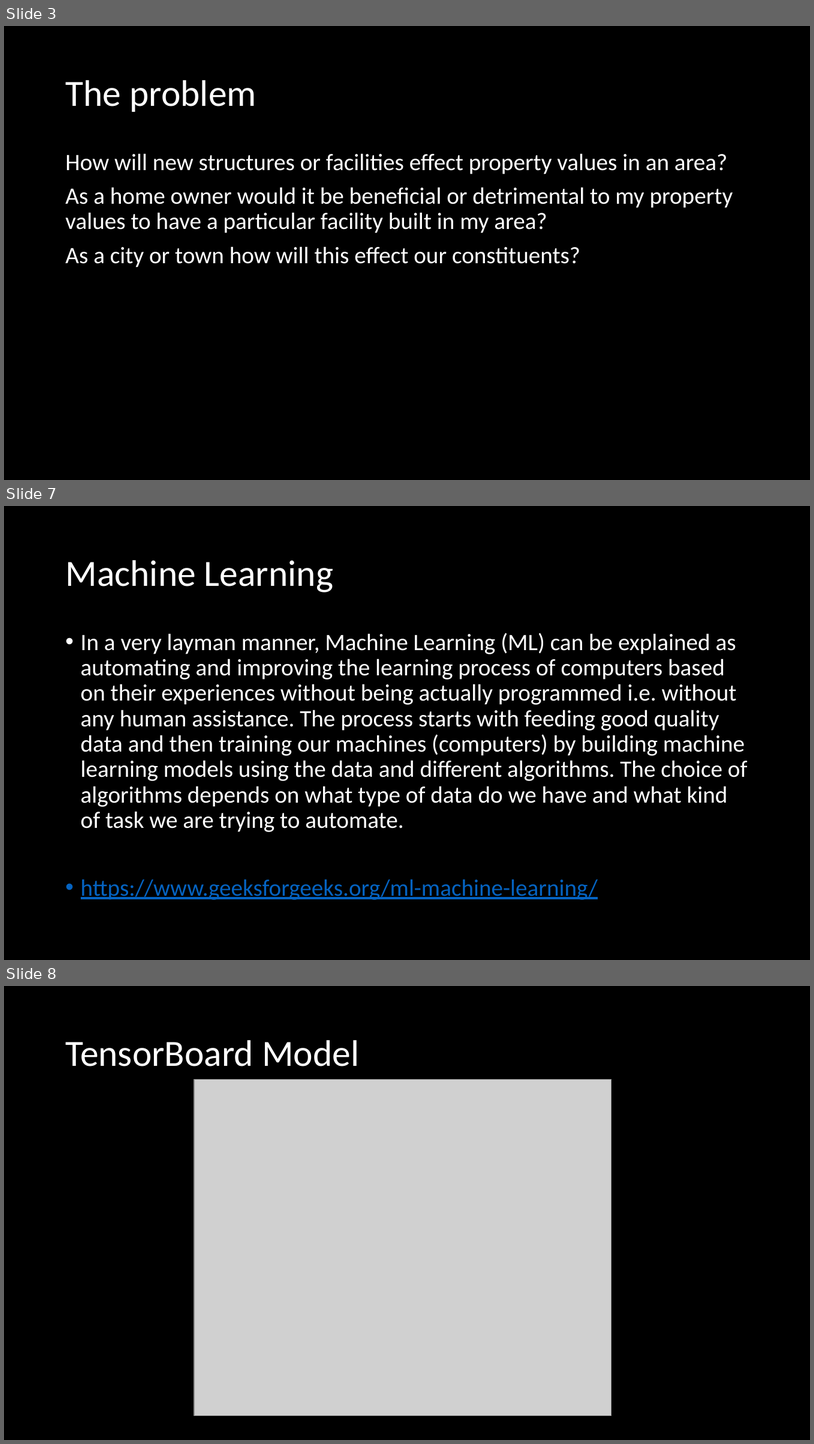
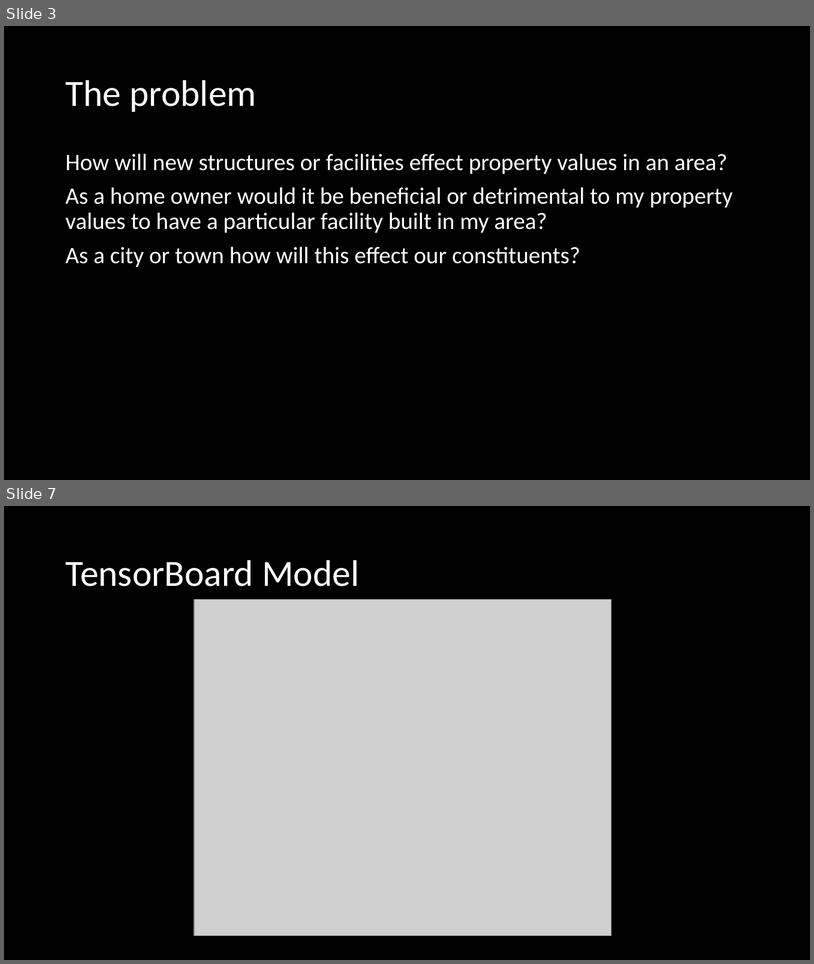
Before and after one commit to milsteam4144/GLAPS, a slide deck: Presentation/GLAPS Presentation.pptx. Shown one above the other, each under a label of ours: slides 3, 7 and 8 before the commit, slides 3 and 7 after it; the slides between them are not shown. The pictures are 814x1444 and 814x964 pixels, drawn with LibreOffice and Linux fonts; fonts in the diff are those of the drawing; grey boxes stand for pictures. Boxes give left, top, right and bottom in pixels: in the first picture for what was removed or moved away, otherwise in the second. Text is boxed around its words. In the diff, an @@ line names an element or a change of style, - is before the commit and + after.

```diff
--- a/Presentation/GLAPS Presentation.pptx
+++ b/Presentation/GLAPS Presentation.pptx
@@ slide 7 removed at [4,506,810,960], background #000000 @@
@@ title removed at [65,560,333,592] @@
-Machine Learning
@@ text removed at [81,633,748,900] @@
-• In a very layman manner, Machine Learning (ML) can be explained as automating and improving the learning process of computers based on their experiences without being actually programmed i.e. without any human assistance. The process starts with feeding good quality data and then training our machines (computers) by building machine learning models using the data and different algorithms. The choice of algorithms depends on what type of data do we have and what kind of task we are trying to automate.
-• https://www.geeksforgeeks.org/ml-machine-learning/
@@ what was slide 8 is now slide 7 @@
```
Also in this commit, not shown: 5 slides changed, 1 slide added, 3 other slides removed.
